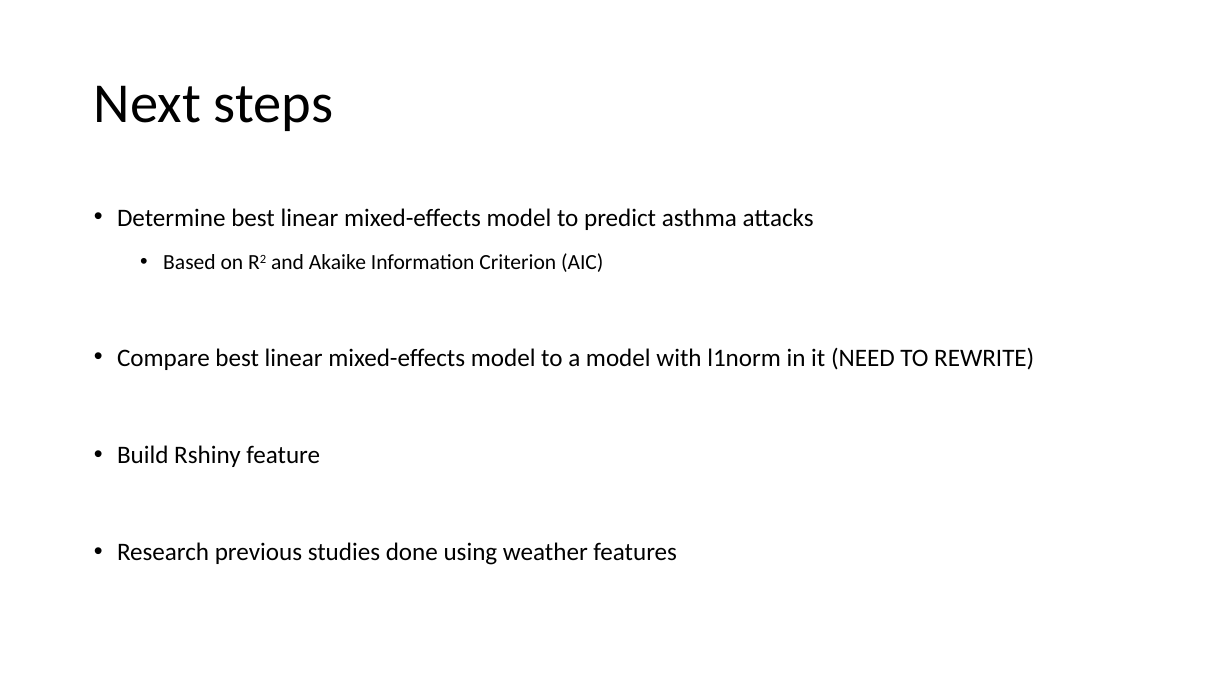
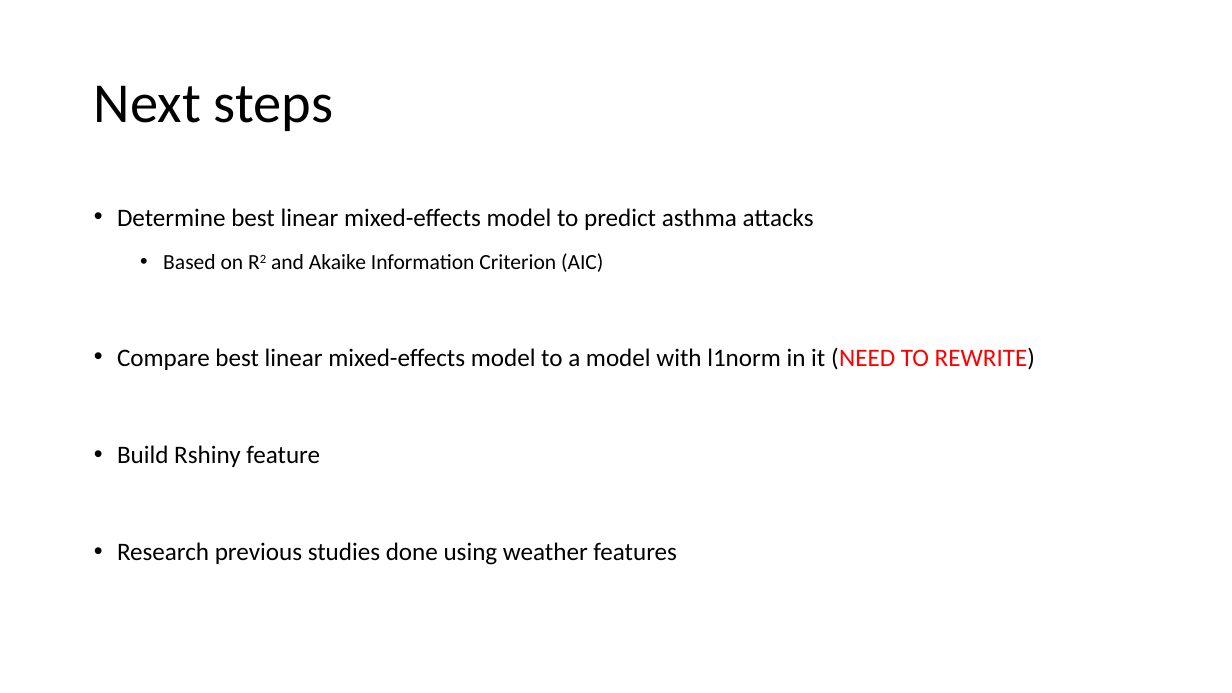
Before and after one commit to donaldsonm731/Asthma_Prediction, a slide deck: slide 15 of Mid_Semester_Pres.pptx. Drawn at 1232x693 pixels with LibreOffice and Linux fonts; fonts in the diff are those of the drawing. Boxes give left, top, right and bottom in pixels: in the first picture for what was removed or moved away, otherwise in the second. Text is boxed around its words. In the diff, an @@ line names an element or a change of style, - is before the commit and + after.

```diff
--- a/Mid_Semester_Pres.pptx
+++ b/Mid_Semester_Pres.pptx
@@ text at (117, 348, 1035, 370): text colour #000000 to #FF0000 in "(NEED TO REWRITE)" @@
```
Also in this commit, not shown: 6 other slides changed, 4 other files.
